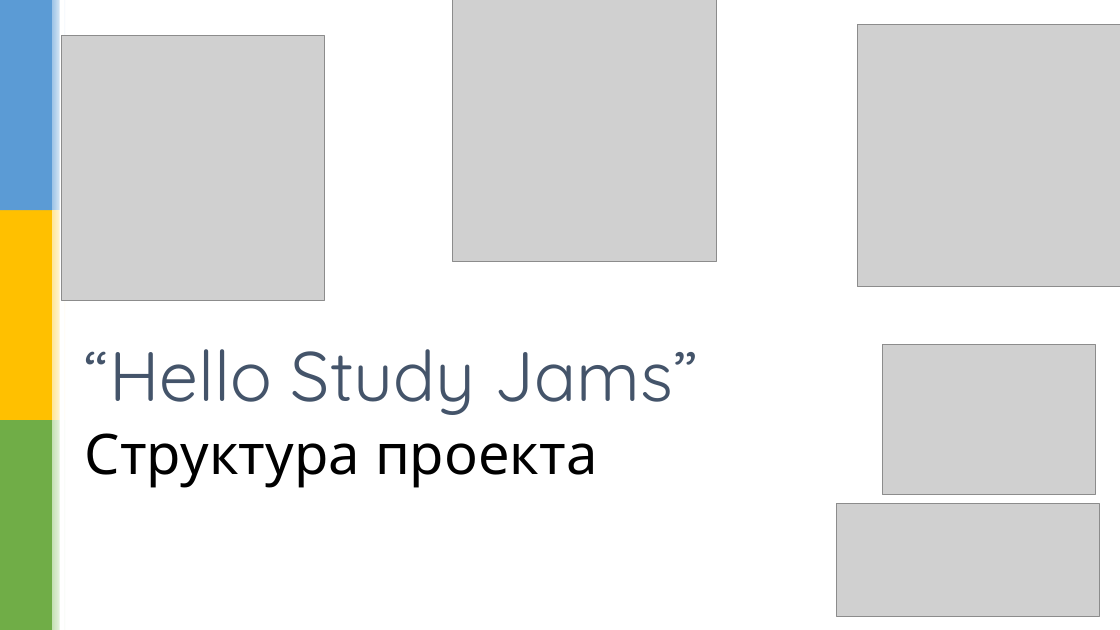
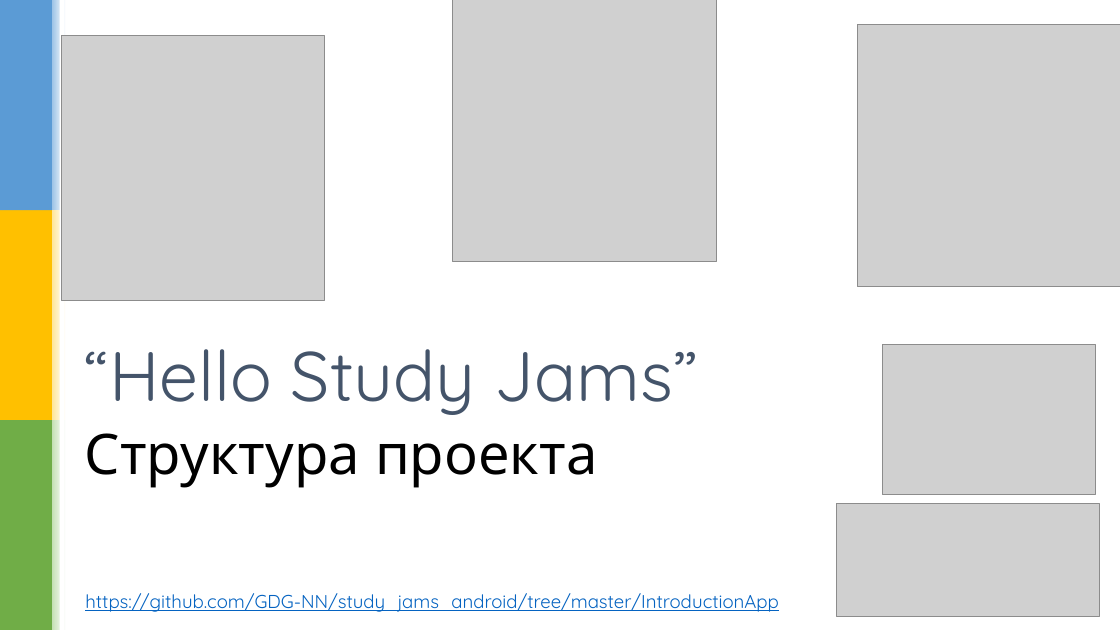
Before and after one commit to GDG-NN/study_jams_android, a slide deck: slide 7 of Lecture1_Korshak.pptx. Drawn at 1120x630 pixels with LibreOffice and Linux fonts; fonts in the diff are those of the drawing; grey boxes stand for pictures; background and template pictures are left out. Boxes give left, top, right and bottom in pixels: in the first picture for what was removed or moved away, otherwise in the second. Text is boxed around its words. In the diff, an @@ line names an element or a change of style, - is before the commit and + after.

Commit message:
Add test project reference into first lecture

```diff
--- a/Lecture1_Korshak.pptx
+++ b/Lecture1_Korshak.pptx
@@ text added at [85, 593, 779, 612], 16 pt, text #0563C1, underline @@
+https://github.com/GDG-NN/study_jams_android/tree/master/IntroductionApp
```
